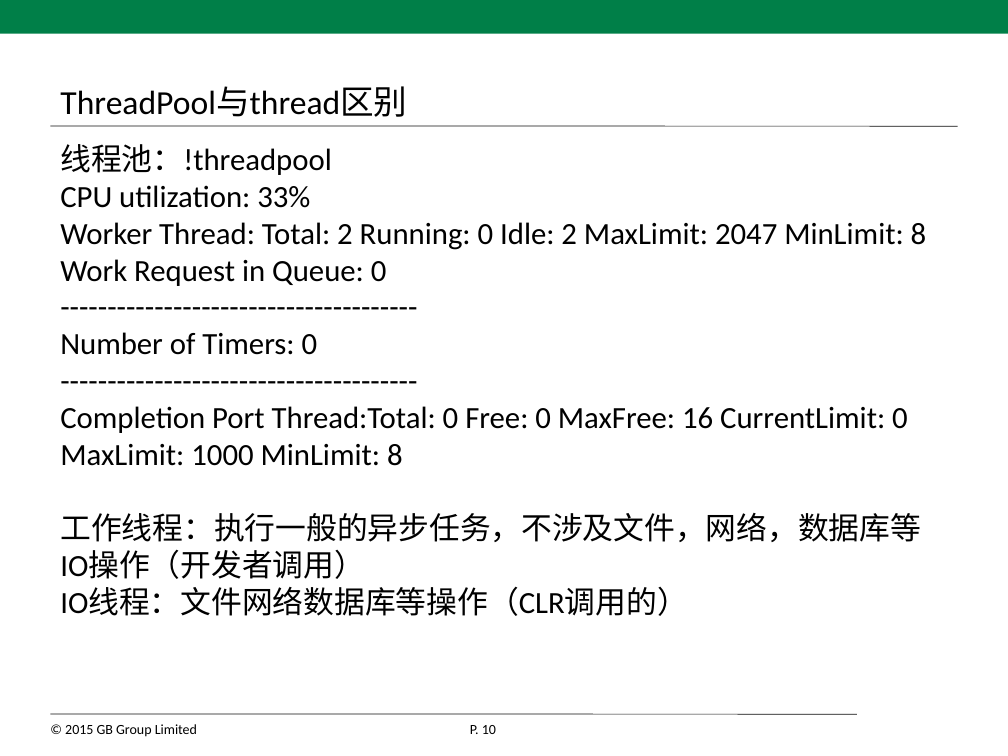
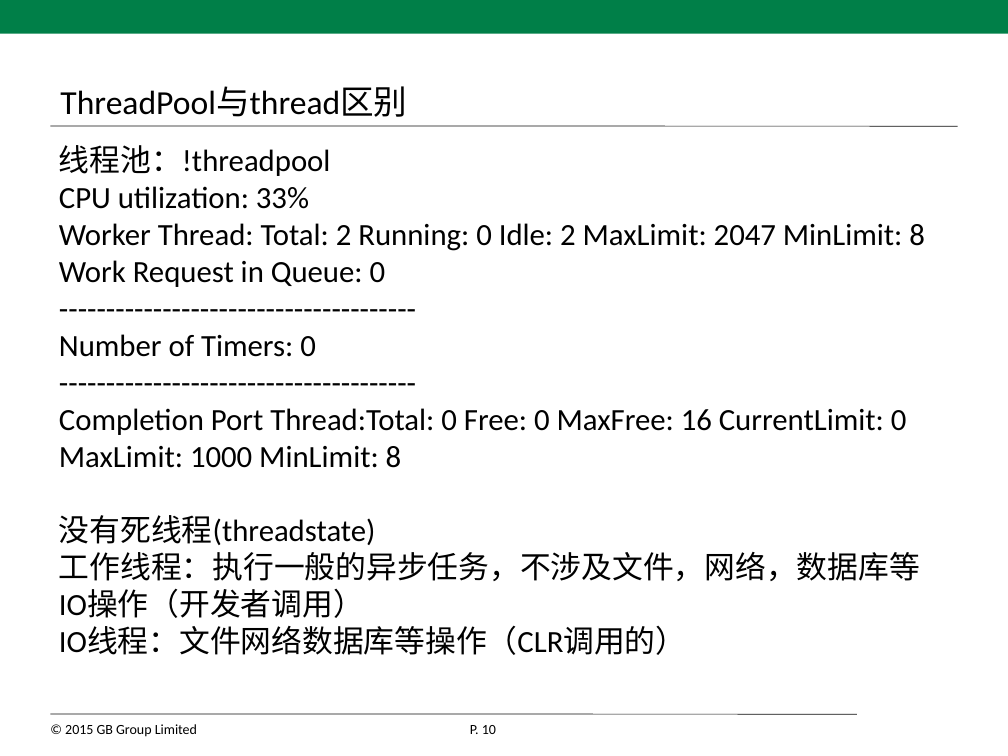
Before and after one commit to xiafeicn/AsyncProgram, a slide deck: slide 10 of 异步编程.pptx. Drawn at 1008x756 pixels with LibreOffice and Linux fonts; fonts in the diff are those of the drawing; background and template pictures are left out. Boxes give left, top, right and bottom in pixels: in the first picture for what was removed or moved away, otherwise in the second. Text is boxed around its words. In the diff, an @@ line names an element or a change of style, - is before the commit and + after.

Commit message:
多线程

```diff
--- a/异步编程.pptx
+++ b/异步编程.pptx
@@ text at bbox=[59, 515, 376, 545]: paragraph added @@
+没有死线程(threadstate)
```
Also in this commit, not shown: 3 other slides changed, 5 slides added, 31 other files.
